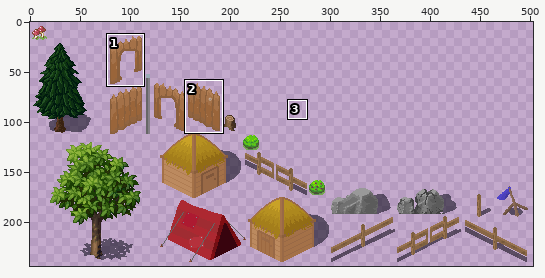
Edited in one commit: sprite sheet (assets/packs/objects.png). The picture above shows the old version from afar; the outline marks the close-up.
Close-up. Old version:
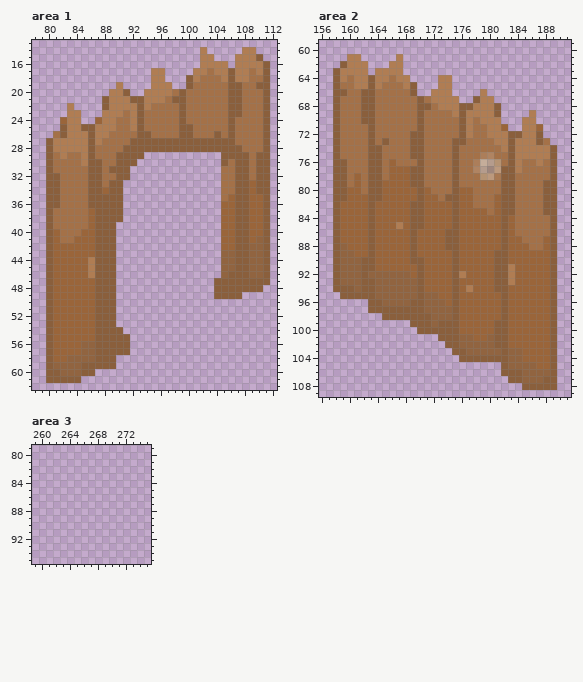
The file is 512x256 pixels. Colours within 5 levels of each other are drawn and written as one. Shown: area 1: x 78..112, y 13..62; area 2: x 156..191, y 59..109; area 3: x 259..275, y 79..95. The wide view leaves out empty margins. The commit also changed other parts of the picture, which this record leaves out.
New version:
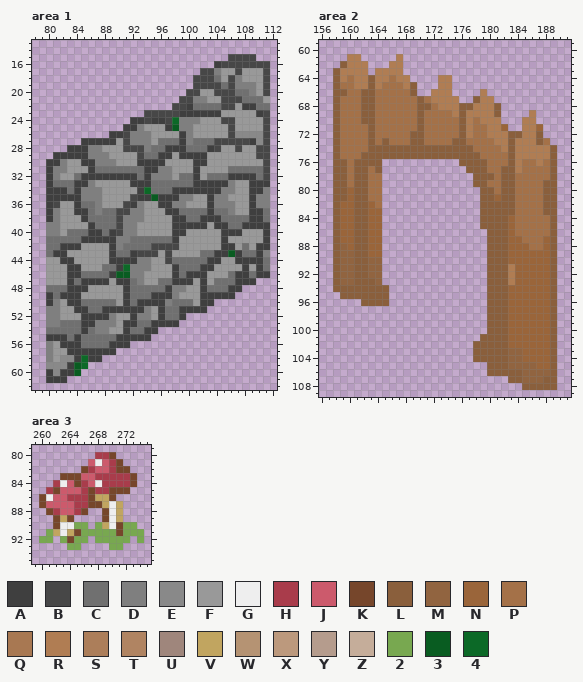
Palette (. is transparent): A #3f3f3f  B #474747  C #707070  D #7f7f7f  E #898989  F #999999  G #eeeeee  H #a93c4b  J #cc5a6c  K #76462b  L #8a5f3c  M #916440  N #9a653a  P #a47148  Q #a87852  R #b07d53  S #ac7e5a  T #b08462  U #9f867c  V #c1a560  W #b59373  X #bc997d  Y #b59c8d  Z #c5ad9a  2 #78a850  3 #095c21  4 #0c6927
Change:
Changed rows in their new state; - is an unchanged pixel.
Area 1:
first column x 80:
14 ----------------------.-----..--
15 ----------------------..--BBBB.-
16 ----------------------..ABBBBBBB
17 ---------------..----.BBDFFBFFFB
18 ---------------..---.BBBCFBDFFFB
19 ----------.----...--.BBBBCBDDDFB
20 ---------...--......BBFFBBBCCDFB
21 --------...........BBDDFFBBBCCCF
22 ---.----..........BBACCCCBBFAACC
23 ---..---......BBBBBAAAAAAFFFFFAB
24 --...--.....AABAAB4DDDFFFBBFFFFB
25 --.........AADFFFA3DDFFFFFBFFFFB
26 -........AABDDDFFFFADFFFFFBEEEEB
27 .....AAAAAFBDDDFCCCADCCCBBBBBAEB
28 ...AAADDFFFBBBDCCAAACCCABFFBFFBB
29 .AAAAADDDFFFFBCCAAFAAAAFFFFFFFBB
30 AADFFAADDDFFFAAAAFFFFAAFFFFFFFFB
31 ADDFFFACCCCCCCAADDFFFAFFFFCCCCCB
32 ADFFCAAAAAAAACADDDFCCAFCCCAAAACB
33 ACCCAADFFFFFAAACCCCCCAAAAADFFAAA
34 AAACADDDFFFFFA4CCCAAAAAAADDFFAAD
35 AAAAADDDFFFFBAA3AAADDFFADDFFFADD
36 ABFFACCDFFFBADFFAADDFFFADDDFFADD
37 ADFFAACDCCBBDDFFFAACCCCACCDFFAAC
38 ADFFFACCCCBDDDFFFFAACCAAACCCCAAC
39 DDFFFFACCCBDDFFFFFAAAAAFAACCAAAA
40 DDFCCCAACABDDFFFFFAAFFFFFAAAFFFA
41 CCCCCAAAAADDCCCCCCAFFFFFFAFFFFFA
42 CCAAAFFFFADCCCCBBBBFFFFFFAAFCFAA
43 CAAFFFFFFACCABBBFBFFFFCCAA3ACCAD
44 FFAAFFFFFAAAADDFFBCCCCCAAFFAAAAC
45 FFFAAFFFCCA4DDDFFFACCCAAFFFFAFAC
46 FFFAACCCCA33DDFFFFACAAAFFFCAACAA
47 FFFACAAAAFAACDFFCCAAAFAFCCCAAA..
48 CCCAAAFFFFFACCCCCADDFFACCCAA...-
49 ACAAAFFFFFFACCCAAADFFFAAAAA.----
50 ADFAACCCCCFACAAAADCCCFAA--------
51 DDFFAACCAAAAAADFACCAAAA---------
52 DDFFFAAAADFFADDFACCA------------
53 DDCCCAADDDFAACCAAAA-------------
54 CCCCCACDDFFACCAA----------------
55 AAACACCCCCAAAAA-----------------
56 DFAAACCCCAAA--------------------
57 DFFAAAAAAA..--------------------
58 DFEEA4AA..----------------------
59 EEEA34....----------------------
60 AEAA3..-------------------------
61 AAA..---------------------------
Area 2:
first column x 161:
 74 ----LLLL--LLLL-LL----
 75 -L--LLLL--LLLL-LLLPP-
 76 LL--...........LLLLPP
 77 LLP-............LLLPP
 78 LLPP.............LLLP
 79 LLPP.............LL--
 80 LLPP..............LL-
 81 LLPP..............LL-
 82 LLNP..............LLL
 83 LLN-..............LLL
 84 LLN-..............LLL
 85 LLN-..............LLL
 86 LLN-...............LL
 87 LLN-...............LL
 88 LLN-...............LL
 89 LLN-...............L-
 90 L-MM...............L-
 91 L-MM...............L-
 92 L---...............L-
 93 L---...............L-
 94 L--LL..............L-
 95 ---LL..............LL
 96 -L--L..............LL
 97 --.................LL
 98 ----...............LL
 99 --------...........L-
100 ---------..........L-
101 ------------......LL-
102 -------------....LLL-
103 --------------...LLLL
104 ---------------..----
105 -------------------LL
106 -------------------LL
Area 3:
first column x 260:
80 --------HHK----
81 -------JGJHK---
82 ------KHJJHKK--
83 ---KKKJJHHHHHK-
84 --HGJKHJGHHHHK-
85 -HKJJJHKHHKKK--
86 KGJJHHHKVVK----
87 KJJJJHHKKVGV---
88 -KHJJHK--KGV---
89 --KVK----KGV---
90 --KGG22-2VGK22-
91 -2VGVK22222K222
92 22-2K22-22222-2
93 ----22----22---
Where, in picture pixels (left, top, right, bottom), the same in both close-ups:
changed: (46, 47, 270, 383)
changed: (354, 145, 501, 376)
added: (39, 452, 144, 550)
